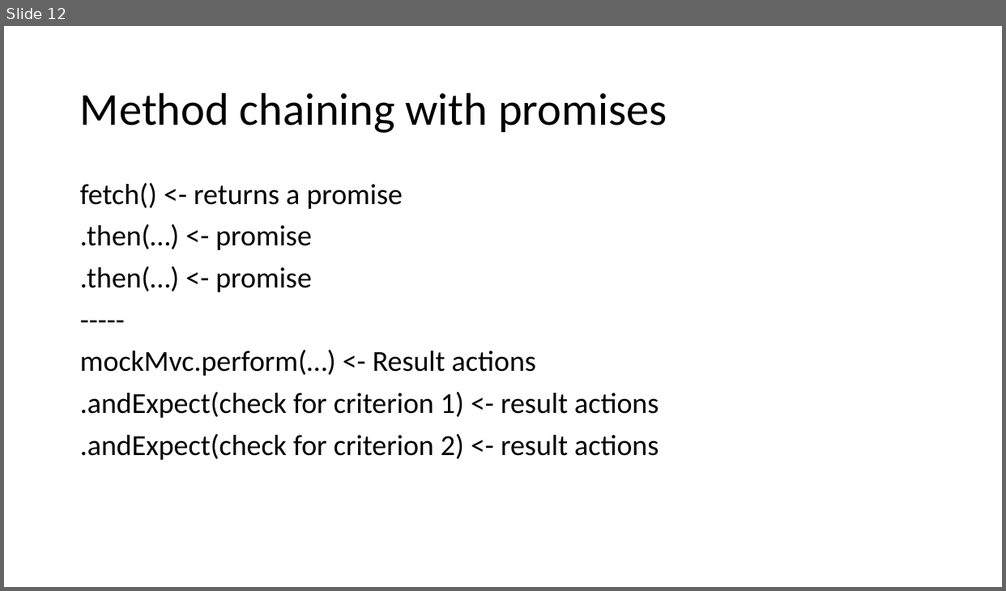
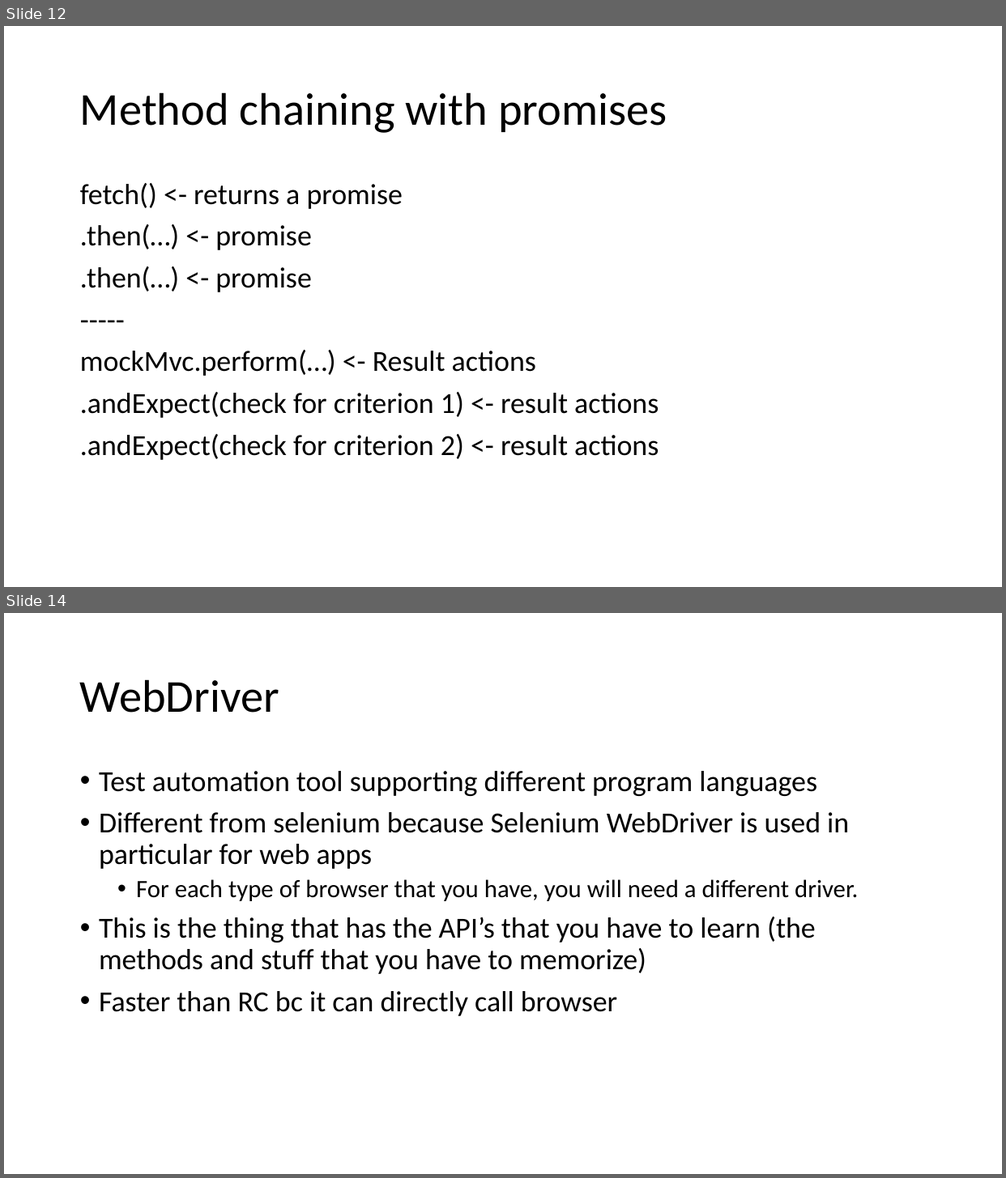
Before and after one commit to WilliamOna/staging-automation-primer-3-23, a slide deck: PrimerNotes.pptx. Shown one above the other, each under a label of ours: slide 12 before the commit, slides 12 and 14 after it; the slides between them are not shown. The pictures are 1006x591 and 1006x1178 pixels, drawn with LibreOffice and Linux fonts; fonts in the diff are those of the drawing. Boxes give left, top, right and bottom in pixels: in the first picture for what was removed or moved away, otherwise in the second. Text is boxed around its words. In the diff, an @@ line names an element or a change of style, - is before the commit and + after.

```diff
--- a/PrimerNotes.pptx
+++ b/PrimerNotes.pptx
@@ slide 14 added at [4, 613, 1002, 1174], background #FFFFFF @@
@@ title added at [80, 679, 279, 713], 44 pt, text #000000 @@
+WebDriver
@@ text added at [99, 771, 858, 1016], 28 pt, text #000000 @@
+• Test automation tool supporting different program languages
+• Different from selenium because Selenium WebDriver is used in particular for web apps
+  • For each type of browser that you have, you will need a different driver.
+• This is the thing that has the API’s that you have to learn (the methods and stuff that you have to memorize)
+• Faster than RC bc it can directly call browser
```
Also in this commit, not shown: 10 other slides added.
